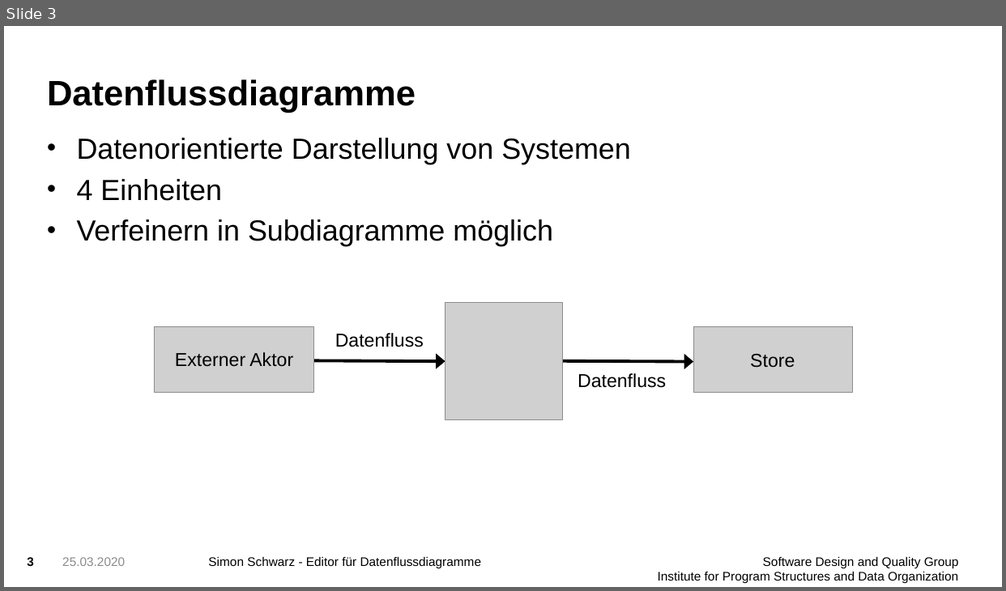
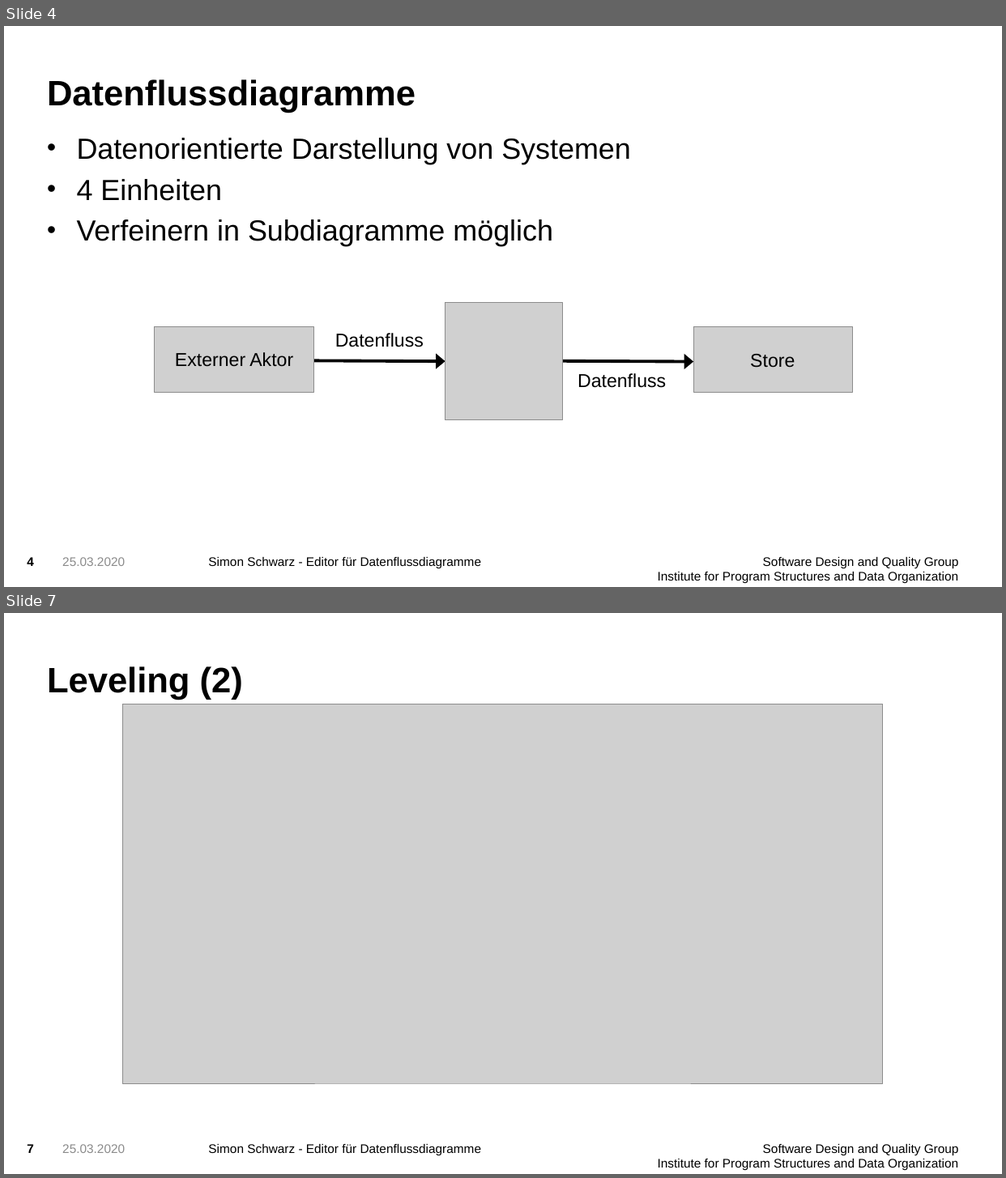
Before and after one commit to FluidTrust/Palladio-Supporting-DataFlowDiagram, a slide deck: presentation/presentation1.pptx. Shown one above the other, each under a label of ours: slide 3 before the commit, slides 4 and 7 after it; the slides between them are not shown. The pictures are 1006x591 and 1006x1178 pixels, drawn with LibreOffice and Linux fonts; fonts in the diff are those of the drawing; grey boxes stand for pictures; background and template pictures are left out. Boxes give left, top, right and bottom in pixels: in the first picture for what was removed or moved away, otherwise in the second. Text is boxed around its words. In the diff, an @@ line names an element or a change of style, - is before the commit and + after.

```diff
--- a/presentation/presentation1.pptx
+++ b/presentation/presentation1.pptx
@@ slide 7 added at [4, 613, 1002, 1174], background picture (left out); not listed: 2 template elements that a slide beside it also shows @@
@@ title added at [47, 666, 243, 700], 34 pt, text #000000, bold @@
+Leveling (2)
@@ picture added at [123, 704, 883, 1084] @@
@@ page number added at [27, 1144, 34, 1153], 12 pt, text #000000, bold @@
+7
@@ text added at [62, 1144, 125, 1153], 12 pt, text #8C8C8C @@
+25.03.2020
@@ what was slide 3 is now slide 4 @@
@@ page number at [27, 557, 34, 566]: text changed @@
-3
+4
```
Also in this commit, not shown: 14 slides changed, 2 other slides added, 2 slides removed, 6 other files.
